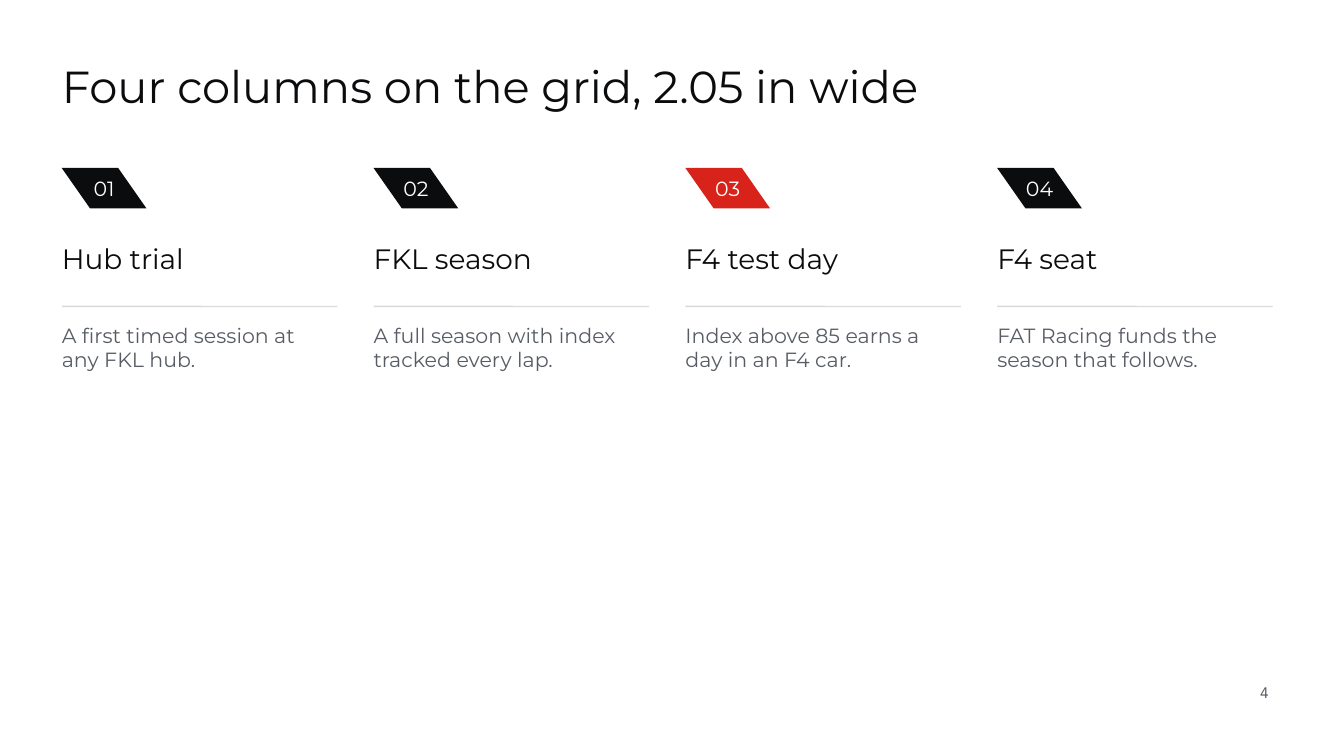
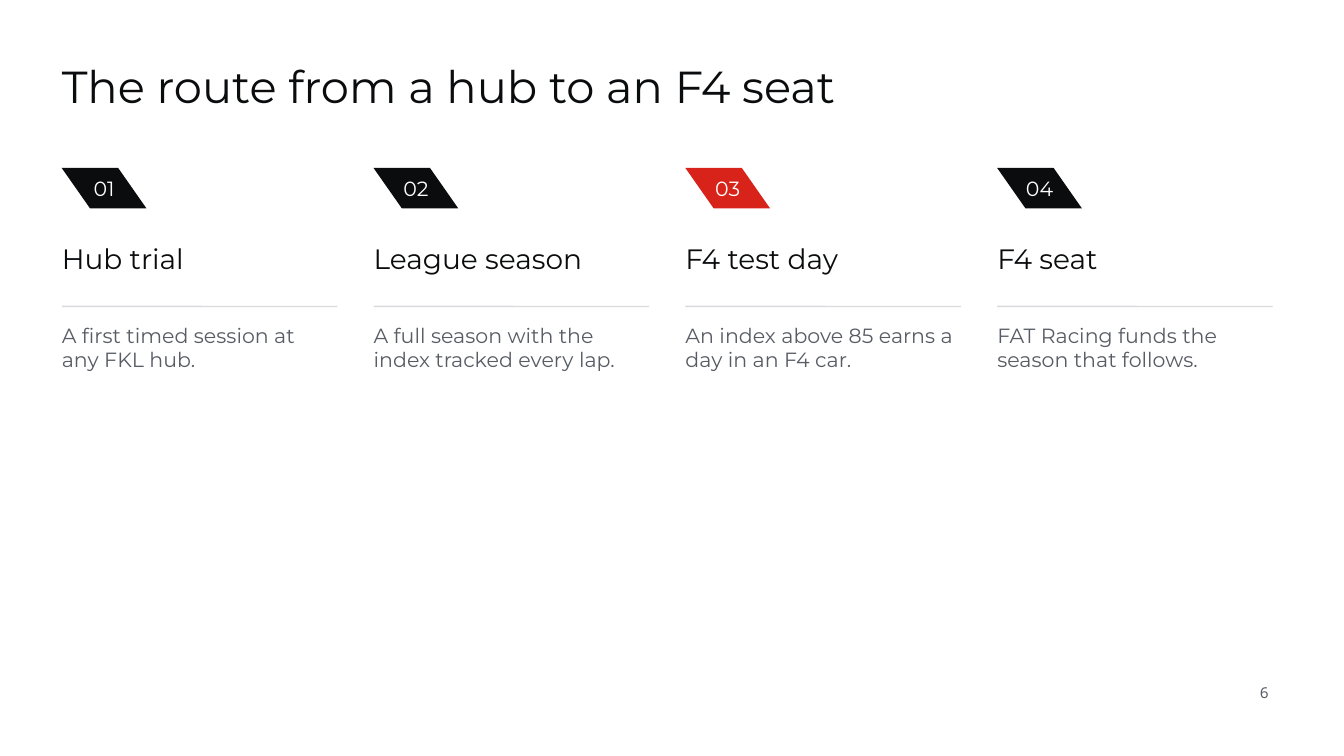
Before and after one commit to Smedley-Group-Advanced-Technology/brand-book-sg, a slide deck: slide 6 of assets/templates/smedley-group-slides.pptx (slide 4 before the commit). Drawn at 1344x756 pixels with LibreOffice and Linux fonts; fonts in the diff are those of the drawing; background and template pictures are left out. Boxes give left, top, right and bottom in pixels: in the first picture for what was removed or moved away, otherwise in the second. Text is boxed around its words. In the diff, an @@ line names an element or a change of style, - is before the commit and + after.

```diff
--- a/assets/templates/smedley-group-slides.pptx
+++ b/assets/templates/smedley-group-slides.pptx
@@ title at (x1=62, y1=69, x2=835, y2=104): text changed @@
-Four columns on the grid, 2.05 in wide
+The route from a hub to an F4 seat
@@ text at (x1=374, y1=249, x2=582, y2=275): text changed @@
-FKL season
+League season
@@ text at (x1=374, y1=327, x2=615, y2=371): text changed @@
-A full season with index tracked every lap.
+A full season with the index tracked every lap.
@@ text at (x1=685, y1=328, x2=953, y2=371): text changed @@
-Index above 85 earns a day in an F4 car.
+An index above 85 earns a day in an F4 car.
@@ page number at (x1=1260, y1=687, x2=1269, y2=698): text changed @@
-4
+6
```
Also in this commit, not shown: 5 other slides changed, 10 slides added, 2 slides removed, 36 other files.
